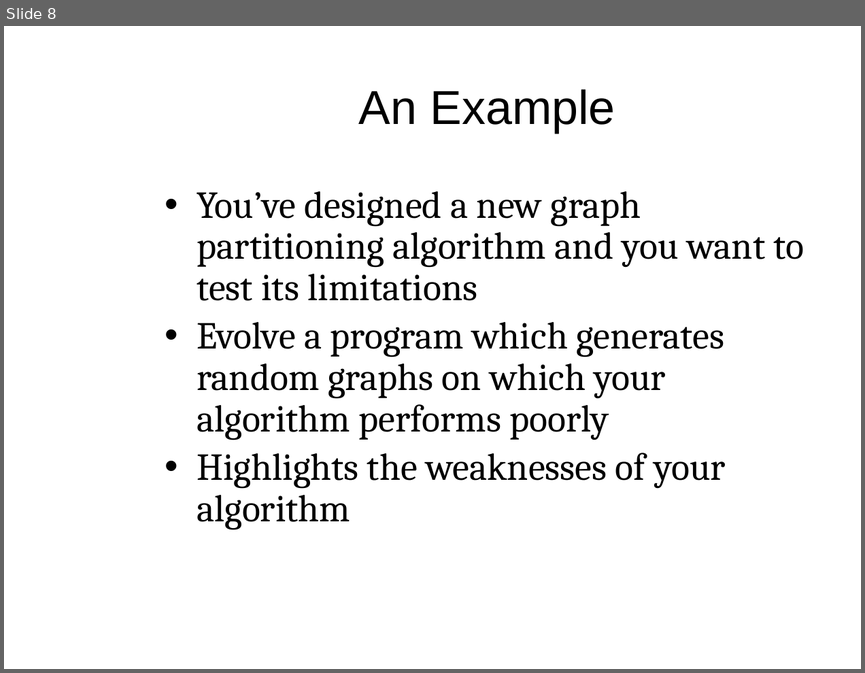
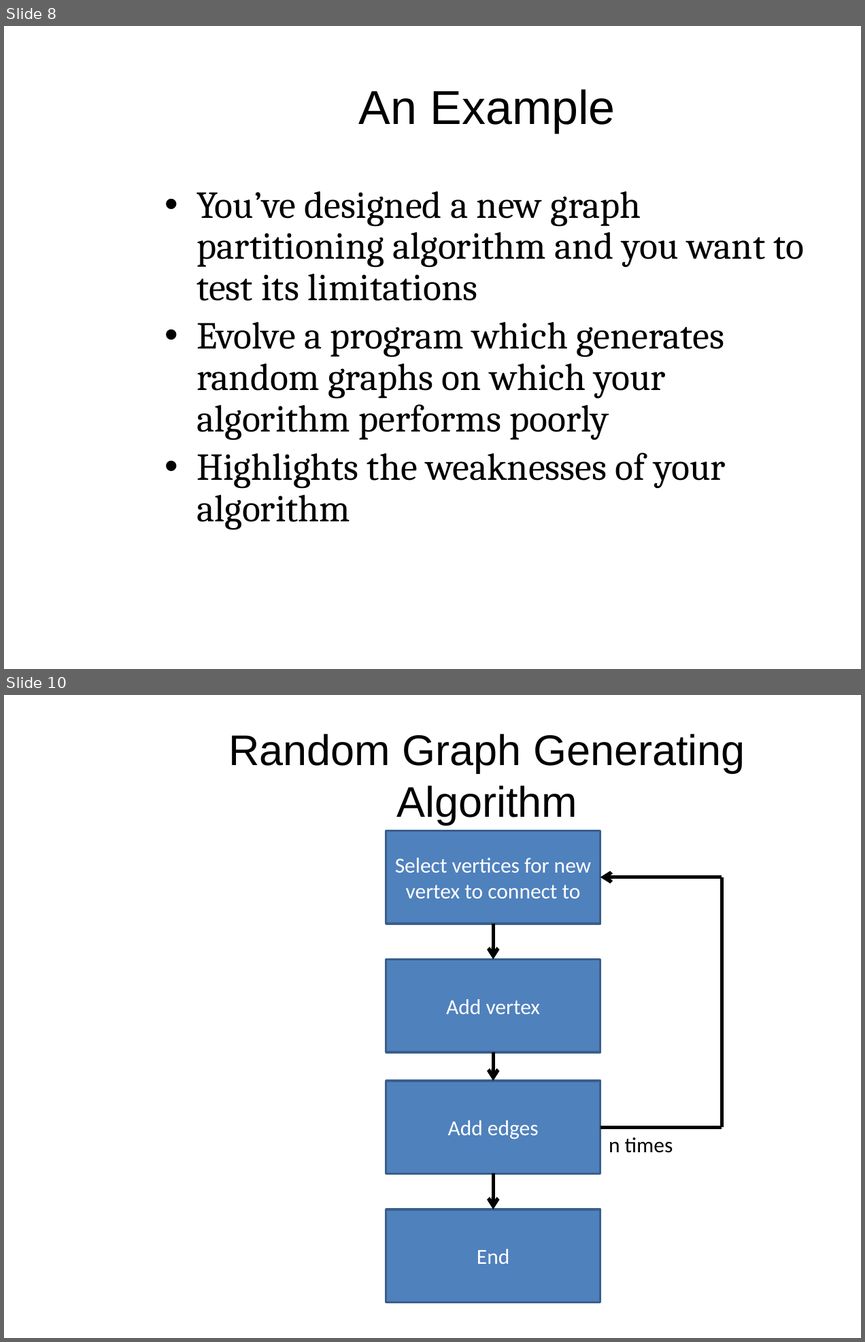
Before and after one commit to mam446/GraphEvo, a slide deck: documents/PopeMartinGraphTheoryPresentation.pptx. Shown one above the other, each under a label of ours: slide 8 before the commit, slides 8 and 10 after it; the slides between them are not shown. The pictures are 865x673 and 865x1342 pixels, drawn with LibreOffice and Linux fonts; fonts in the diff are those of the drawing; background and template pictures are left out. Boxes give left, top, right and bottom in pixels: in the first picture for what was removed or moved away, otherwise in the second. Text is boxed around its words. In the diff, an @@ line names an element or a change of style, - is before the commit and + after.

```diff
--- a/documents/PopeMartinGraphTheoryPresentation.pptx
+++ b/documents/PopeMartinGraphTheoryPresentation.pptx
@@ slide 10 added at [4, 695, 861, 1338], background picture (left out) @@
@@ title added at [228, 734, 745, 825], 36 pt, text #000000 @@
+Random Graph Generating Algorithm
@@ rectangle added at [386, 830, 600, 923], fill #4F81BD, outline #3A5F8C 2 pt, 18 pt, text #FFFFFF @@
+Select vertices for new vertex to connect to
@@ arrow added from (722, 877) to (600, 877), #000000 3 pt @@
@@ line added from (722, 1127) to (722, 877), #000000 3 pt @@
@@ arrow added from (493, 923) to (493, 959), #000000 3 pt @@
@@ rectangle added at [386, 959, 600, 1051], fill #4F81BD, outline #3A5F8C 2 pt, 18 pt, text #FFFFFF @@
+Add vertex
@@ arrow added from (493, 1052) to (493, 1081), #000000 3 pt @@
@@ rectangle added at [386, 1081, 600, 1173], fill #4F81BD, outline #3A5F8C 2 pt, 18 pt, text #FFFFFF @@
+Add edges
@@ line added from (600, 1127) to (722, 1127), #000000 3 pt @@
@@ text added at [609, 1137, 673, 1153], 18 pt, text #000000 @@
+n times
@@ arrow added from (493, 1173) to (493, 1209), #000000 3 pt @@
@@ rectangle added at [386, 1209, 600, 1302], fill #4F81BD, outline #3A5F8C 2 pt, 18 pt, text #FFFFFF @@
+End
```
Also in this commit, not shown: 1 slide changed, 21 other slides added, 3 slides removed.
